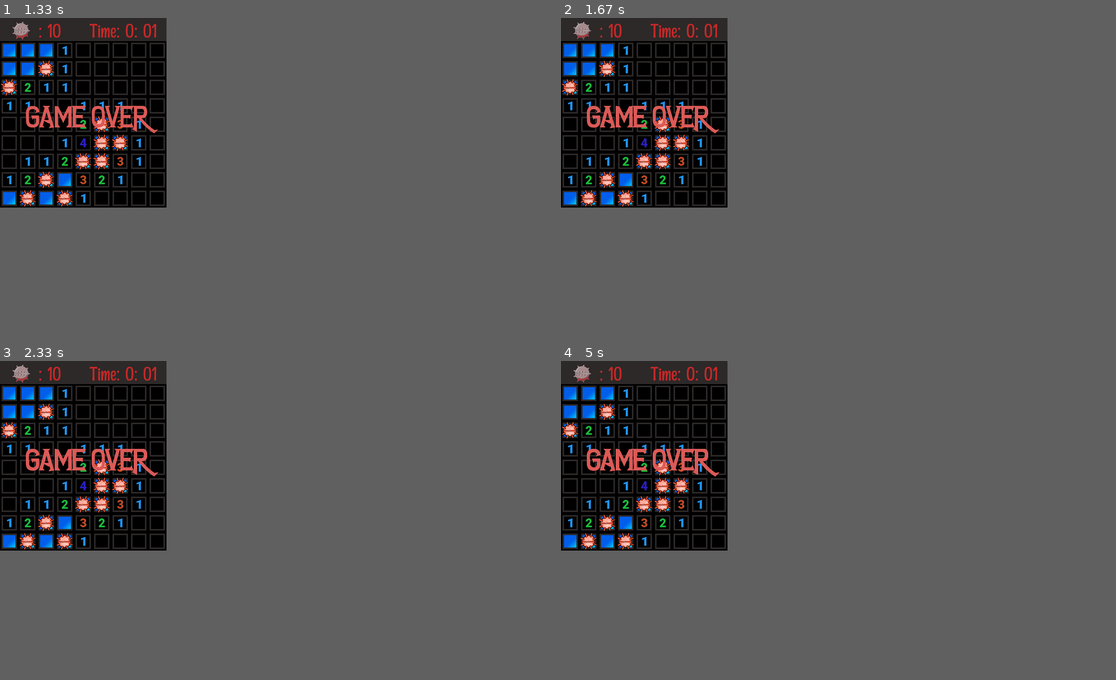
Above: before the commit, frames 1-4 (two rows, left to right).
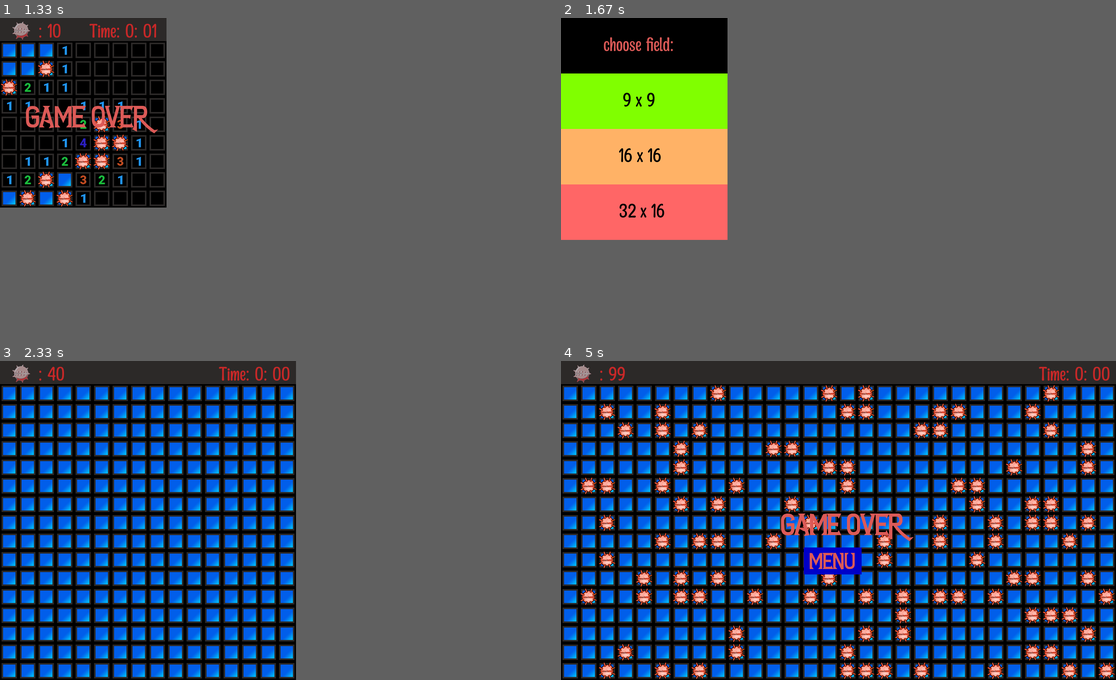
Above: after the commit, the same moments.

Repository: Nikomah/Minesweeper-pygame
Game: pygame game, started from main.py
Two runs of this game, one before a commit and one after it. Both use one fixed random seed, a clock stepped at 60 frames per second and the inputs below.
Inputs (mouse positions are in pixels of both pictures, inside the frame that each line leads up to):
- Up to frame 1 (1.33 s): press the mouse at (83, 212) at 0.37 s; move the mouse to (55, 155) at 0.47 s; release the mouse at (33, 94) at 0.6 s; press the mouse at (27, 69) at 0.7 s; move the mouse to (44, 97) at 0.8 s; release the mouse at (61, 126) at 0.93 s; click (44, 75) at 1.08 s
- Up to frame 2 (1.67 s): press the mouse at (638, 151) at 1.37 s; move the mouse to (633, 148) at 1.47 s; release the mouse at (627, 142) at 1.6 s
- Up to frame 3 (2.33 s): press the mouse at (83, 498) at 1.7 s; move the mouse to (61, 491) at 1.8 s; release the mouse at (44, 482) at 1.93 s; press the mouse at (83, 577) at 2.13 s; move the mouse to (77, 609) at 2.23 s
- Up to frame 4 (5 s): release the mouse at (638, 641) at 2.37 s; press the mouse at (683, 392) at 2.47 s; move the mouse to (644, 421) at 2.57 s; release the mouse at (610, 450) at 2.7 s; press the mouse at (810, 558) at 2.8 s; move the mouse to (783, 498) at 2.9 s; release the mouse at (760, 437) at 3.03 s; press the mouse at (827, 523) at 3.13 s; move the mouse to (760, 571) at 3.23 s; release the mouse at (688, 619) at 3.37 s; click (705, 561) at 3.53 s, where only the run after the commit has a clickable "menu"; press the mouse at (827, 523) at 3.97 s; move the mouse to (738, 533) at 4.07 s; release the mouse at (644, 546) at 4.2 s; press the mouse at (627, 431) at 4.3 s; move the mouse to (816, 504) at 4.4 s; release the mouse at (1005, 577) at 4.53 s
In our replay, in frame 2 the window is 432x492 before the commit and 432x576 after it. These sizes can differ from the game's own. Grey fills any space a smaller window leaves; there, only what the larger window draws over its background counts as a difference.

Frame 1 is identical in both runs. In frame 2, 16% of the frame differs, in the area x 0-30%, y 0-63%; in frame 3, 32%; in frame 4, 66%, in the area x 0-100%, y 0-100%.

Commit message:
Добавил кнопку возврата в меню по окончании игры.
Signed-off-by: Nikomah <d.nikomah@yandex.ru>

Diff:
--- a/game.py
+++ b/game.py
@@ -35,9 +35,10 @@
                 cell = Cell()
                 cell.rect.topleft = (i, j)
                 self.field.blit(cell.image, cell.rect)
+                # cell.image.set_alpha(100) # Uncomment to see bombs.
 
     def set_mine_random(self):
-        """ Fills the playing field with mines
+        """ Fills the playing field by mines
             with random coordinates,
             eliminates the possibility of two mines
             in the same cell.
@@ -53,8 +54,9 @@
             else:
                 self.x_mine_list.append(x_mine)
                 m += 1
-            mine = Mine()
-            mine.rect.topleft = (x_mine, y_mine)
+                mine = Mine()
+                mine.rect.topleft = (x_mine, y_mine)
+            # self.field.blit(mine.image, mine.rect) # Uncomment to see bombs.
 
     def check_of_duplicate_mines(self, x_mine):
         """ Checks for duplicate mines.
@@ -66,6 +68,7 @@
                     return True
         else:
             return False
+        del list_of_occurrences
 
     @staticmethod
     def check_nearby_mines(mine_list, x, y):
@@ -100,6 +103,7 @@
                     continue
                 else:
                     self.check_nearby_mines(mine_list, i, j)
+        del mine_list
 
     def open_none_cell(self, x_pos, y_pos):
         """ Recursively opens empty cells and
@@ -117,11 +121,13 @@
                 if cell.rect.collidepoint(i, j):
                     self.field.blit(none, cell.rect)
                     none_list.append(cell.rect.topleft)
+                    cell.kill()
             for digit in all_digits:
                 if digit.rect.collidepoint(i, j):
                     self.field.blit(digit.image, digit.rect)
+                    digit.kill()
         unique_none_list = list(set(none_list))
-        none_list.clear()
+        del none_list
         for cell in none_cell:
             if cell.rect.collidepoint(x_pos, y_pos) and cell.rect.topleft in unique_none_list:
                 unique_none_list.remove(cell.rect.topleft)
@@ -131,6 +137,7 @@
             for i in unique_none_list:
                 u, v = i
                 self.open_none_cell(u, v)
+        del unique_none_list
 
     def open_digit_cell(self, x_pos, y_pos):
         """ Opens the cell with the number.
@@ -170,7 +177,7 @@
             self.print_text(f': {count}', 100, 15, (200, 40, 40),
                             font_type='fonts/MangabeyRegular-rgqVO.otf', font_size=50)
             self.display_time(time_s, time_m)
-            if len(all_mines.sprites()) == 0:
+            if count == 0:
                 end = True
                 pygame.mixer.Sound.play(win_sound)
                 self.you_win()
@@ -186,6 +193,7 @@
                         self.draw_flag(x, y)
 
                     elif event.button == 1:
+
                         for mine in all_mines:
                             if mine.rect.collidepoint(x, y):
                                 end = True
@@ -197,10 +205,12 @@
                         for cell in none_cell:
                             if cell.rect.collidepoint(x, y):
                                 self.open_none_cell(x, y)
+
             time_millis = self.clock.tick(15)
             if not end:
                 time_s += time_millis / 1000
                 time_m += time_millis / 60000
+
             pygame.display.flip()
             pygame.display.update()
 
@@ -213,9 +223,35 @@
                     quit()
             for mine in all_mines:
                 self.field.blit(mine.image, mine.rect)
+                mine.kill()
             self.print_text('Game over', self.field_width // 2 - 150, self.field_height // 2)
             pygame.display.update()
             self.clock.tick(5)
+            self.restart()
+
+    def restart(self):
+        pygame.draw.rect(screen, (0, 0, 200), pygame.Rect(self.field_width // 2 - 90,
+                                                          self.field_height // 2 + 100, 150, 70))
+        self.print_text('menu', self.field_width // 2 - 75, self.field_height // 2 + 105, font_size=60)
+        pygame.display.flip()
+        all_cells.empty()
+        all_digits.empty()
+        none_cell.empty()
+        self.y_mine_list.clear()
+        self.x_mine_list.clear()
+
+        for event in pygame.event.get():
+            if event.type == pygame.QUIT:
+                pygame.quit()
+                quit()
+            elif event.type == pygame.MOUSEBUTTONUP:
+                x, y = event.pos
+                if event.button == 1:
+                    if self.field_width // 2 - 90 < x < self.field_width // 2 + 60 \
+                            and self.field_height // 2 + 100 < y < self.field_height // 2 + 170:
+                        self.field = pygame.display.set_mode((432, 144 * 4))
+                        from main import run_main
+                        run_main()
 
     def display_time(self, time_s, time_m):
         time_str_s = str(int(time_s) - int(time_m) * 60)
@@ -237,6 +273,7 @@
             self.print_text('You win!', self.field_width // 2 - 120, self.field_height // 2 - 100)
             pygame.display.update()
             self.clock.tick(5)
+            self.restart()
 
     def print_text(self, message, x, y, font_color=(220, 90, 87), font_type='fonts/FrostbiteBossFight-dL0Z.ttf',
                    font_size=80):
